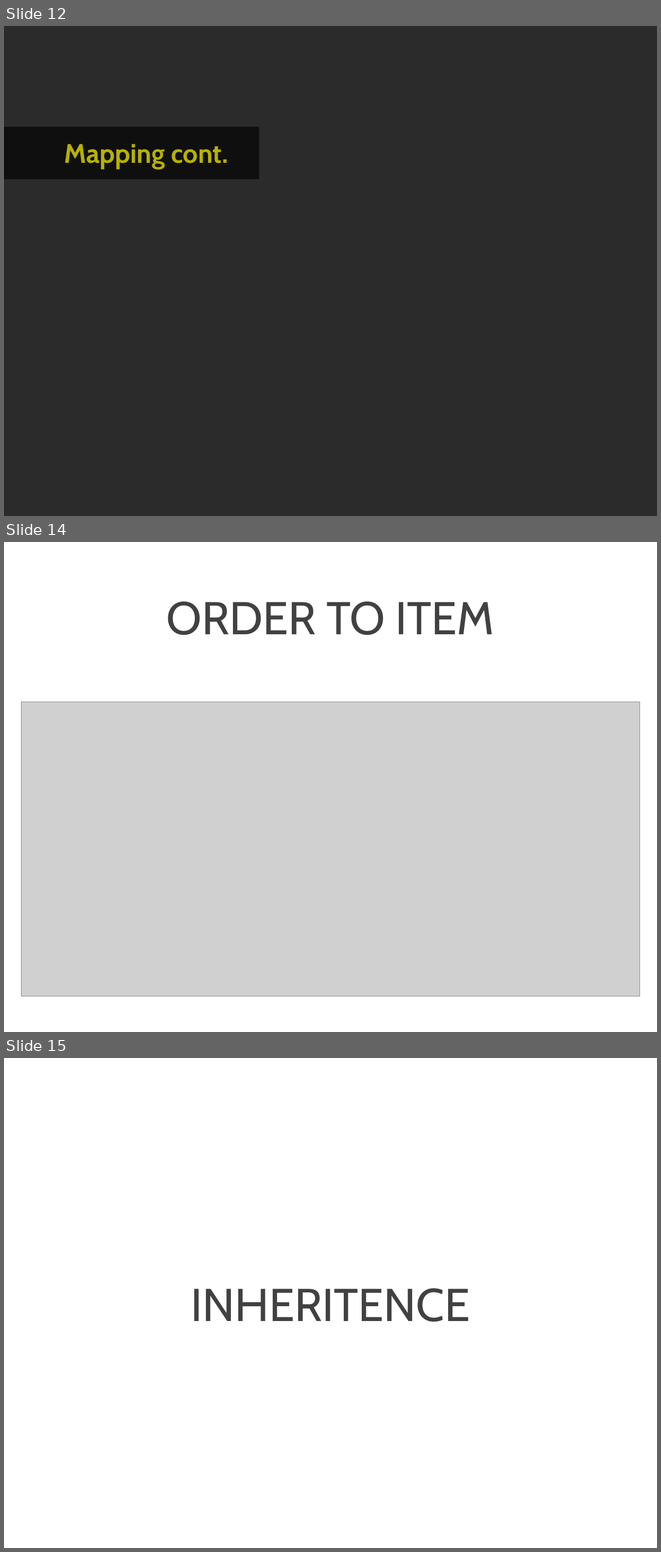
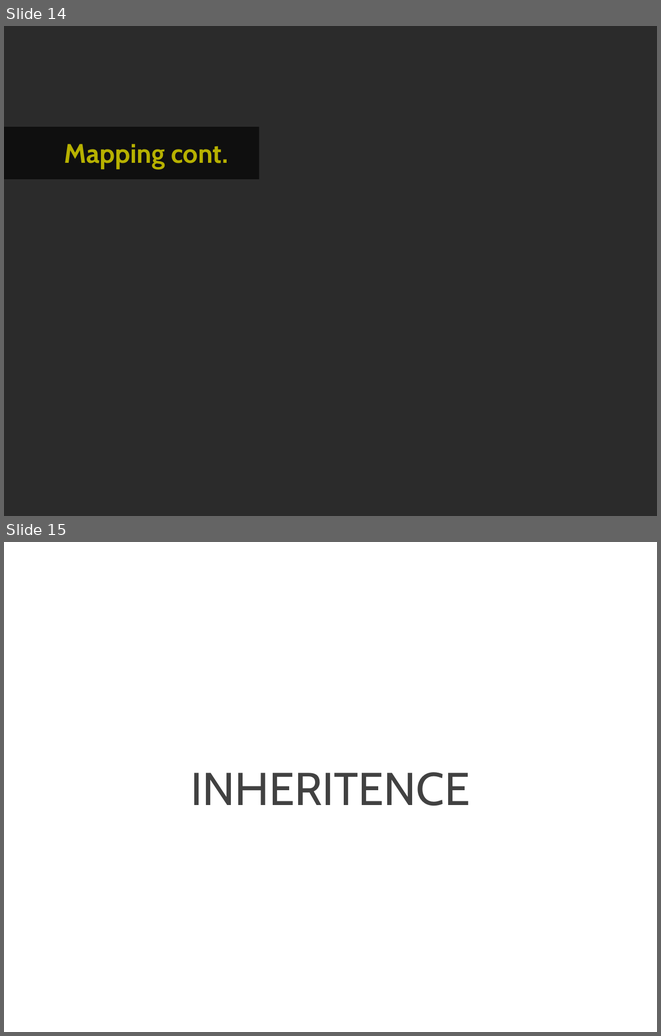
Before and after one commit to Pharhotep19/DePaul-Hibernate, a slide deck: Hibernate3/Hibernate3.ppt. Shown one above the other, each under a label of ours: slides 12, 14 and 15 before the commit, slides 14 and 15 after it; the slides between them are not shown. The pictures are 661x1552 and 661x1036 pixels, drawn with LibreOffice and Linux fonts; fonts in the diff are those of the drawing; grey boxes stand for pictures; background and template pictures are left out; a plain dark background stands for a picture behind light text. Boxes give left, top, right and bottom in pixels: in the first picture for what was removed or moved away, otherwise in the second. Text is boxed around its words. In the diff, an @@ line names an element or a change of style, - is before the commit and + after.

```diff
--- a/Hibernate3/Hibernate3.ppt
+++ b/Hibernate3/Hibernate3.ppt
@@ slide 14 removed at box(4, 542, 657, 1032), background picture (left out) @@
@@ title removed at box(167, 601, 495, 635) @@
-ORDER TO ITEM
@@ picture removed at box(21, 702, 639, 996) @@
@@ what was slide 12 is now slide 14 @@
```
Also in this commit, not shown: 6 slides added, 1 other slide removed, 3 other files.
